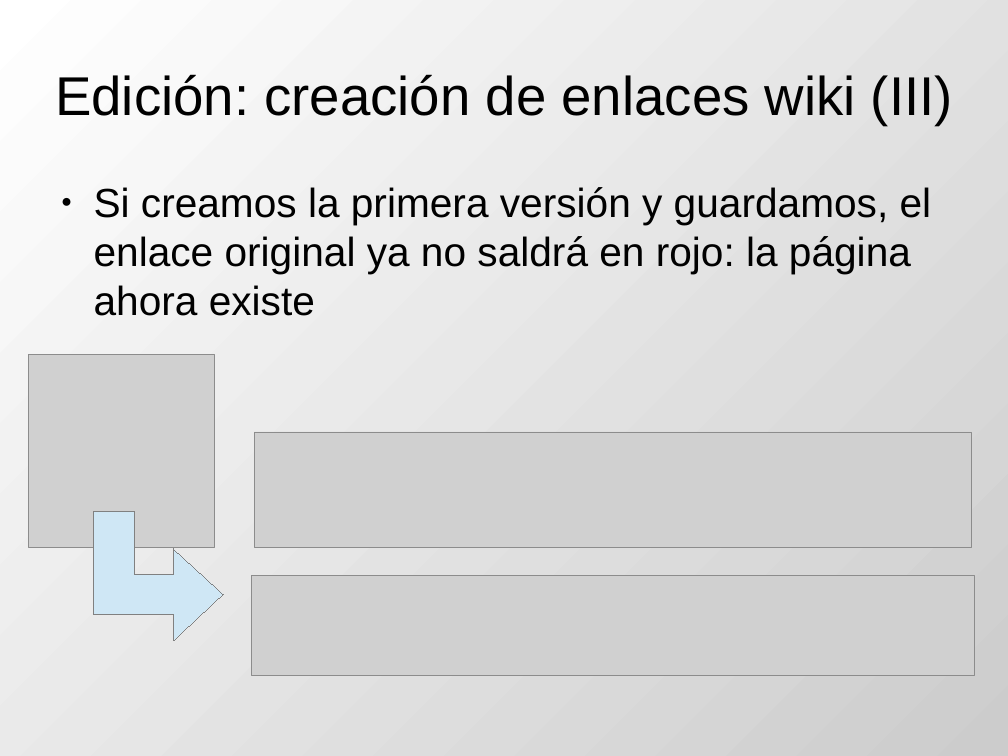
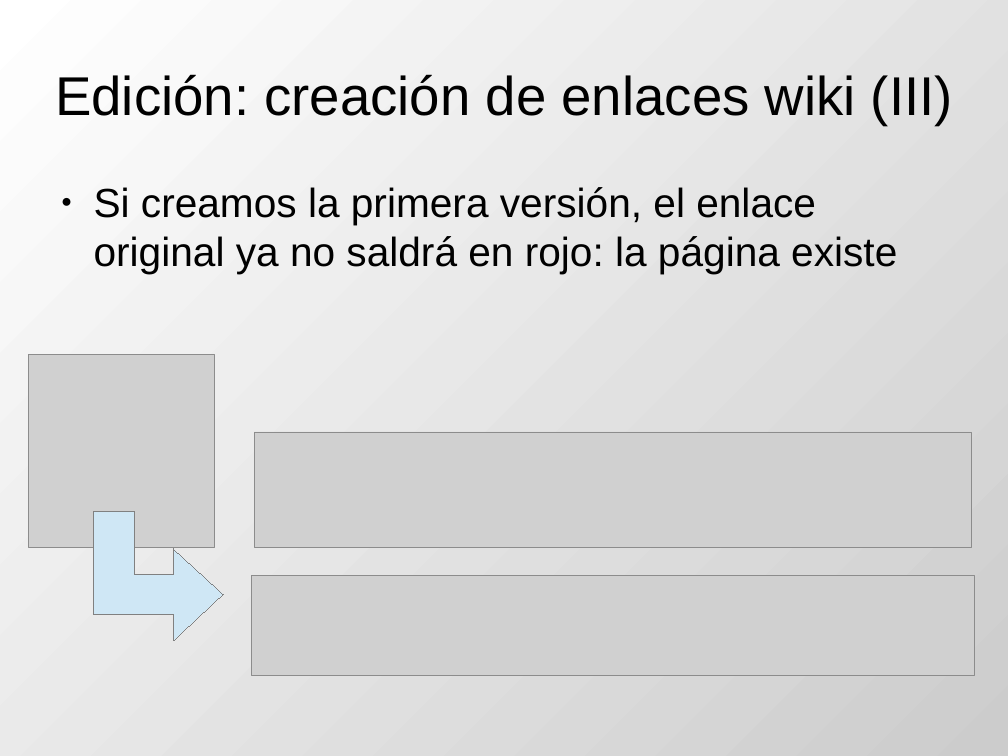
Before and after one commit to DrPantera/wikis4education, a slide deck: slide 12 of uca-2013_07/tema-3-WikisEnMoodle.odp. Drawn at 1008x756 pixels with LibreOffice and Linux fonts; fonts in the diff are those of the drawing; grey boxes stand for pictures. Boxes give left, top, right and bottom in pixels: in the first picture for what was removed or moved away, otherwise in the second. Text is boxed around its words. In the diff, an @@ line names an element or a change of style, - is before the commit and + after.

```diff
--- a/uca-2013_07/tema-3-WikisEnMoodle.odp
+++ b/uca-2013_07/tema-3-WikisEnMoodle.odp
@@ text at (94, 187, 897, 274): text changed @@
-● Si creamos la primera versión y guardamos, el enlace original ya no saldrá en rojo: la página ahora existe
+● Si creamos la primera versión, el enlace original ya no saldrá en rojo: la página existe
```
Also in this commit, not shown: 7 other slides changed, 1 other file.
